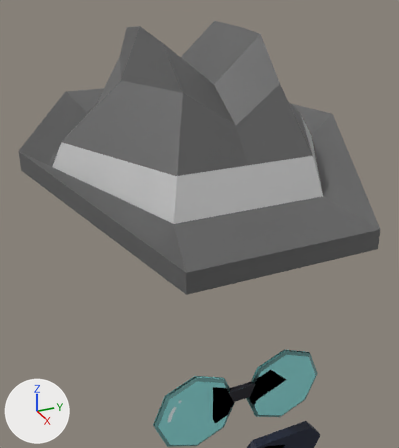
The FBX model meshes/Guard Mesh/Guard1.fbx, before and after one commit.
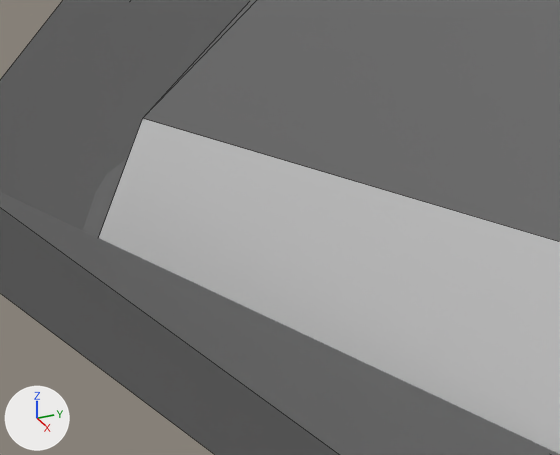
Each version is shown from a 50 mm camera at (0.957, 0.676, 2.224) aimed at (0.399, 0.927, 1.944), then close up on the part from 8% to 37% of the width and 26% to 47% of the height. Arrows for +X, +Y and +Z are at lower left; the lights stay in place. The close-ups show mesh edges as thin lines. Where no turn or scale is listed for an object, it has been applied to the vertices. Vertices at the same position are counted once.

The scene before the commit, as lines of its bpy script (objects in view):
```python
me_cylinder_003 = bpy.data.meshes.new('Cylinder.003')
me_cylinder_003.from_pydata(...)  # 41 vertices, 36 faces; spans x -0.226..0.227, y -0.173..0.243, z -0.343..-0.139
me_cylinder_003.materials.append(mat_material_001)  # picture img_hat_base_color_png
ob_hat = bpy.data.objects.new('Hat', me_cylinder_003)
ob_hat.location = (0.3445, 0.9084, 2.3079)
```
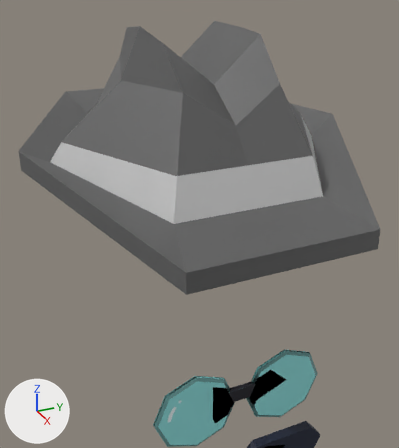
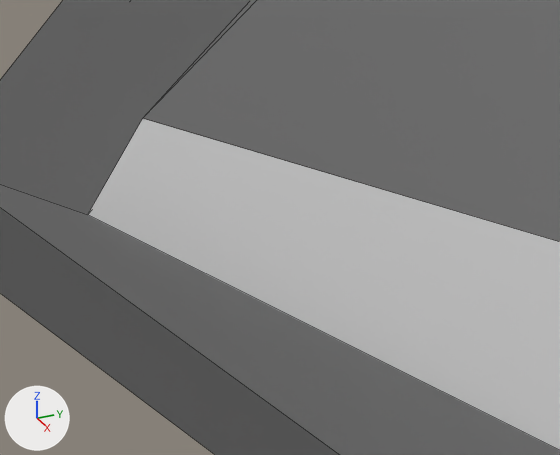
What differs and where, as boxes (x1, y1, x2, y2) in the close-ups (560 x 455 px; the box of a moved part takes in the faces that stretch with it):
part 1 of me_cylinder_003, moved or reshaped
    both: (85, 117, 560, 455)

Diff of the bpy script that builds the scene:
```diff
--- a/meshes/Guard Mesh/Guard1.fbx.py
+++ b/meshes/Guard Mesh/Guard1.fbx.py
@@ me_cylinder_003 @@
 me_cylinder_003.from_pydata(...)  # 41 vertices, 36 faces; spans x -0.226..0.227, y -0.173..0.243, z -0.343..-0.139
 # used by ob_hat; location = (0.3445, 0.9084, 2.3079)
-me_cylinder_003.vertices[15].co = (0.0, -0.141, -0.29)
+# me_cylinder_003 part 1
+me_cylinder_003.vertices[15].co = (0.0, -0.141, -0.28)  # pixel (87, 214)
 me_cylinder_003.materials.append(mat_material_001)
```
